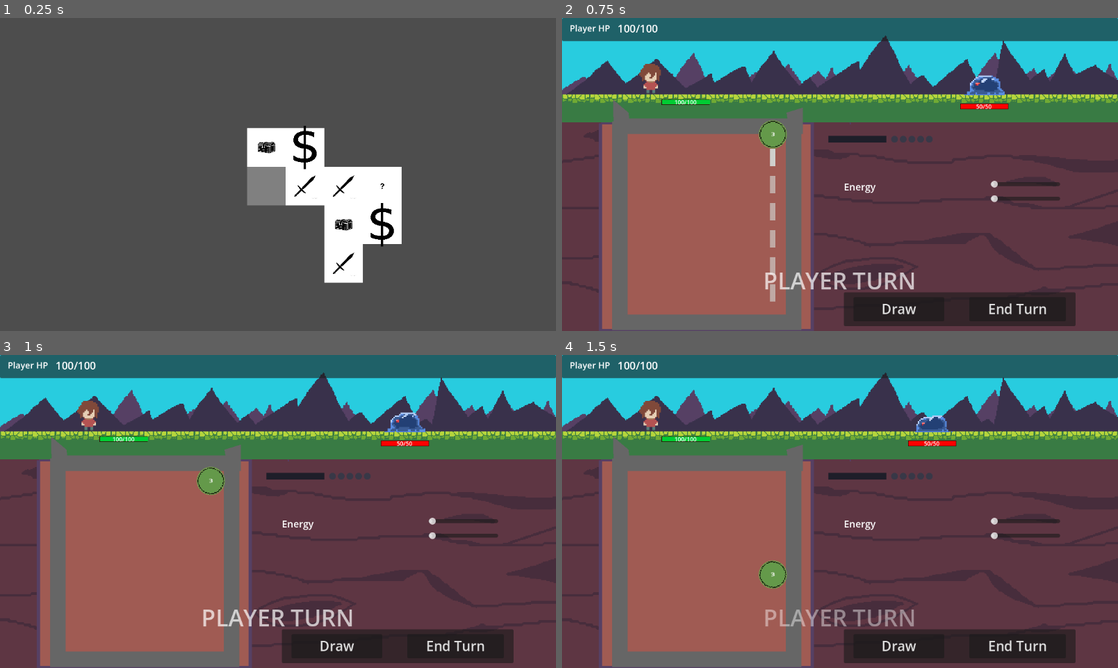
Above: before the commit, frames 1-4 (two rows, left to right).
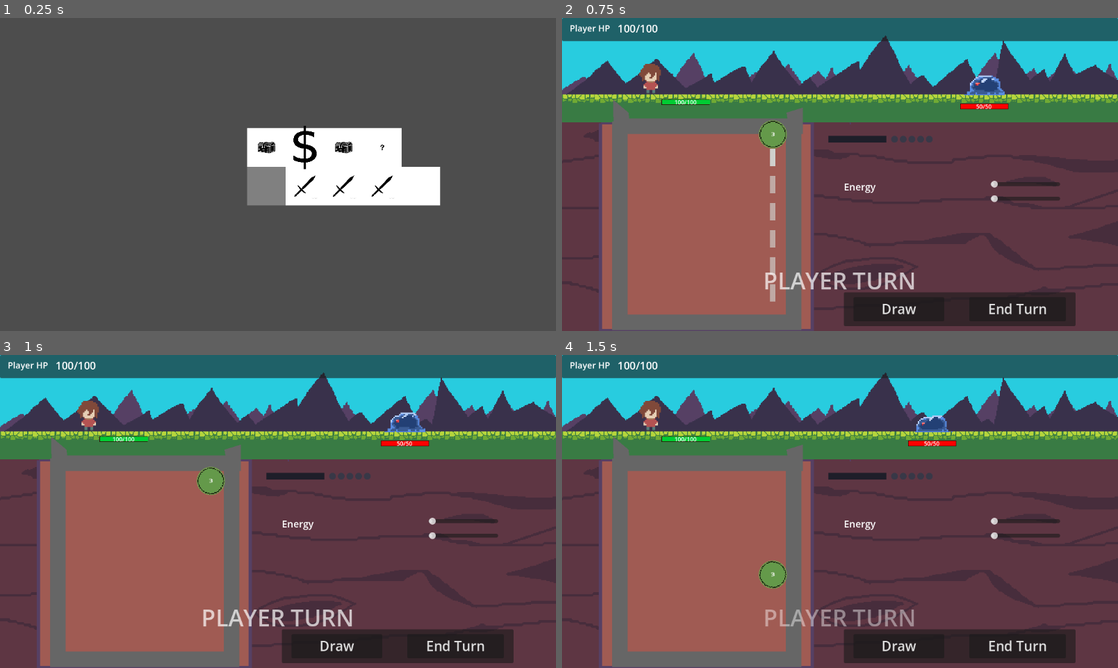
Above: after the commit, the same moments.

Repository: nmh6063-star/GameDesign-FinalProject
Game: Godot game, scene res://scenes/map.tscn
The game is run twice, just before and just after one commit, with the same random seed, the same clock (stepped at 60 frames per second) and the same inputs.
Inputs (mouse positions are in pixels of both pictures, inside the frame that each line leads up to):
- Up to frame 1 (0.25 s): no input
- Up to frame 2 (0.75 s): tap Enter (enter_level) at 0.5, 0.6 s; move the mouse to (962, 158) at 0.52 s; hold D (Move_Right) from 0.53 s (still down)
- Up to frame 3 (1 s): keep holding D (Move_Right); click (400, 495) at 0.8 s
- Up to frame 4 (1.5 s): move the mouse to (728, 527) at 1.27 s; release D (Move_Right) at 1.28 s; hold S (Move_Down) from 1.28 s (still down); click (728, 527) at 1.35 s

The runs differ from the first frame. In frame 1, 5.2% of the frame differs, in the area x 58-80%, y 35-85%; in frame 2, nothing differs; in frame 3, nothing differs; in frame 4, nothing differs.

Commit message:
UHHHH more temp stuff

Diff:
--- a/scenes/main.tscn
+++ b/scenes/main.tscn
@@ -692,6 +692,8 @@
 offset_top = 42.0
 offset_right = 704.0
 offset_bottom = 58.0
+max_value = 1000.0
+step = 10.0
 
 [node name="HSlider2" type="HSlider" parent="." unique_id=1124735120]
 offset_left = 560.0
--- a/script/ball/behaviors/ball_behavior.gd
+++ b/script/ball/behaviors/ball_behavior.gd
@@ -1,7 +1,7 @@
 extends Resource
 class_name BallBehavior
 
-enum Kind { NORMAL, DUPLICATION, MULTIPLICATION, HEAL }
+enum Kind { NORMAL, DUPLICATION, MULTIPLICATION, HEAL, EXPLODE }
 
 @export var kind: Kind = Kind.NORMAL
 
@@ -27,5 +27,7 @@
 			return "M"
 		Kind.HEAL:
 			return "H"
+		Kind.EXPLODE:
+			return "E"
 		_:
 			return str(lv)
--- a/script/ball/game_ball.gd
+++ b/script/ball/game_ball.gd
@@ -13,6 +13,7 @@
 var level: int = 1
 var reset: bool = false
 var bounce = 1
+var explode = false
 
 const GRAVITY_SCALE := 2.0
 
@@ -48,6 +49,8 @@
 			return Color(0.25, 0.55, 1.0)
 		BallBehavior.Kind.HEAL:
 			return Color(0.35, 0.92, 0.55)
+		BallBehavior.Kind.EXPLODE:
+			return Color(1.0, 0.0, 0.0)
 		_:
 			return base
 
--- a/script/ball/resolve/special_ball_resolver.gd
+++ b/script/ball/resolve/special_ball_resolver.gd
@@ -23,6 +23,8 @@
 	while _wave_mult(root, template):
 		pass
 	while _wave_dup(root, template, wire):
+		pass
+	while _wave_explode(root, template, wire):
 		pass
 	if heal_total > 0:
 		Global.player_health = mini(Global.player_health + heal_total, Global.player_max_health)
@@ -121,6 +123,50 @@
 		return true
 	return false
 
+func _wave_explode(root: Node2D, template: GameBall, wire: Callable) -> bool:
+	var balls := _balls(root, template)
+	for b in balls:
+		if b.behavior.kind != BallBehavior.Kind.EXPLODE or !b.explode:
+			continue
+		for i in range(4):
+			var d := b.duplicate() as GameBall
+			d.behavior = BallBehavior.from_kind(BallBehavior.Kind.NORMAL)
+			d.level = 2
+			_prep_playfield(d)
+			root.add_child(d)
+			d.global_position = b.global_position + Vector2(randf_range(-8.0, 8.0), randf_range(-8.0, 8.0))
+			wire.call(d)
+		_consume(b)
+		_wake_playfield(root)
+		return true
+		"""
+		var comp := _touching(b, balls)
+		var others: Array[GameBall] = []
+		for o in comp:
+			if o != b:
+				others.append(o)
+		# D triggers when it touches at least 2 other balls.
+		for i in range(others.size()):
+			if others[i].behavior.kind == BallBehavior.Kind.DUPLICATION:
+				others.remove_at(i)
+		if others.size() < 2:
+			continue
+			print("wait")
+		for o in others:
+			for i in range(2):
+				var d := o.duplicate() as GameBall
+				d.level = o.level
+				_prep_playfield(d)
+				root.add_child(d)
+				d.global_position = o.global_position + Vector2(randf_range(-8.0, 8.0), randf_range(-8.0, 8.0))
+				wire.call(d)
+		_consume(b)
+		_wake_playfield(root)
+		return true
+	return false
+	"""
+	return false
+
 
 func _consume(b: GameBall) -> void:
 	b.visible = false
--- a/script/card/card_manager.gd
+++ b/script/card/card_manager.gd
@@ -32,6 +32,7 @@
 		var details = deck[index].duplicate(true)
 		var inst = _CARD.instantiate()
 		inst.details = details
+		print(details.title)
 		deck.remove_at(index)
 		confirm_play(inst)
 
@@ -70,6 +71,8 @@
 	play.visible = true
 	play.set_up = true
 	play.behavior = BallBehavior.from_kind(def.kind)
+	print(def.kind)
+	print("oops")
 	play.level = def.modifier if play.behavior.participates_in_level_merge() else 1
 	card.reparent(get_tree().root)
 	card.queue_free()
--- a/script/card/library/card_library.gd
+++ b/script/card/library/card_library.gd
@@ -15,6 +15,8 @@
 		a.append(_normal(lv))
 	a.append(_dup())
 	a.append(_mult())
+	if Global.boughtBalls:
+		a.append(_explode())
 	#a.append(_heal())
 	return a
 
@@ -65,3 +67,14 @@
 	c.kind = BallBehavior.Kind.HEAL
 	c.behavior = BallBehavior.from_kind(BallBehavior.Kind.HEAL)
 	return c
+
+static func _explode() -> CardDefinition:
+	var c := CardDefinition.new()
+	c.title = "Explode Ball"
+	c.summary = "E · explodes upon targetting"
+	c.description = "E · explodes into smaller balls upon targetting"
+	c.cost = 2
+	c.modifier = 1
+	c.kind = BallBehavior.Kind.EXPLODE
+	c.behavior = BallBehavior.from_kind(BallBehavior.Kind.EXPLODE)
+	return c
--- a/script/core/global.gd
+++ b/script/core/global.gd
@@ -20,3 +20,4 @@
 @onready var ballInPlay = get_node("/root/Node2D/Ball")
 
 var savedMapData = []
+var boughtBalls = []
--- a/script/map/map_generator.gd
+++ b/script/map/map_generator.gd
@@ -28,30 +28,63 @@
 			currentTile.x += 1
 	if Input.is_action_just_pressed("enter_level"):
 		var tileType = _get_current_tile_type()
-		if tileType == "shop":
+		if tileType == "shop" or tileType == "chest":
 			shopButton.visible = true
+			shopButton.pressed.connect(_add_ball)
 		else:
 			get_tree().change_scene_to_file(gameState)
 	#print(currentTile)
 
+func _add_ball():
+	Global.boughtBalls.append("EXPLODE")
 
 func _generate_map():
 	var horizontal = 0
 	while horizontal < Global.map_horizontal:
-		_generate_tile(Vector2(horizontal, 0), "")
-		for i in range(2):
-			var vertical = 0
-			while vertical < Global.map_vertical:
-				var vertChance = randi_range(0, 1)
-				if vertChance == 1:
-					if i == 0:
-						vertical +=  1
+		for x in range(2):
+			_generate_tile(Vector2(horizontal, 0), "")
+			var vertical1 = 0
+			var vertical2 = 0
+			for i in range(2):
+				var vertical = 0
+				while vertical < Global.map_vertical and vertical > -Global.map_vertical:
+					var vertChance = randi_range(0, 1)
+					if vertChance == 1:
+						if i == 0:
+							vertical +=  1
+						else:
+							vertical -= 1
+						print(vertical)
+						print("moving")
+						_generate_tile(Vector2(horizontal, vertical), "")
 					else:
-						vertical -= 1
-					_generate_tile(Vector2(horizontal, vertical), "")
+						break
+				if i == 0:
+					vertical1 = vertical
+					print(str(vertical1) + " is first ending")
 				else:
-					break
-		horizontal += 1
+					vertical2 = vertical
+					print(str(vertical2) + " is second ending")
+				print("tester")
+			horizontal += 1
+			_generate_tile(Vector2(horizontal, 0), "")
+			for i in range(2):
+				var vert = 0
+				var modifier = 1
+				if i == 0:
+					vert = vertical1
+				else:
+					vert = abs(vertical2)
+					modifier = -1
+				var counter = 1
+				print(str(vert) + " and going " + str(modifier))
+				while vert > 0:
+					_generate_tile(Vector2(horizontal, counter * modifier), "")
+					vert -= 1
+					counter += 1
+				print(counter)
+			horizontal += 1
+	_generate_tile(Vector2(horizontal, 0), "empty")
 
 func _generate_tile(pos: Vector2, typing: String):
 	var inst = tile.instantiate()
--- /dev/null
+++ b/script/map/map_tile_library.gd
@@ -0,0 +1 @@
+extends Node
--- a/script/session/game_manager.gd
+++ b/script/session/game_manager.gd
@@ -98,6 +98,9 @@
 			var enemy := get_tree().get_first_node_in_group("enemy")
 			for body in bodies:
 				if body.name != "Box":
+					if body.behavior.kind == 4:
+						body.explode = true
+						continue
 					_combat.player_attack(enemy, body.level)
 					body.queue_free()
 			_burst_knock_on_balls(target.global_position, SHOOT_BURST_STRENGTH_MULT)
@@ -160,7 +163,7 @@
 		#_pending_player_damage.append(delta)
 	_shoot_ammo.register_merge()
 	_sync_shoot_ammo_ui()
-	_burst_knock_on_balls(merged.global_position)
+	_burst_knock_on_balls(merged.global_position, merged.level)
 
 
 func _process_pending_player_damage(dt: float) -> void:
Not shown, added: script/map/map_tile_library.gd.uid
